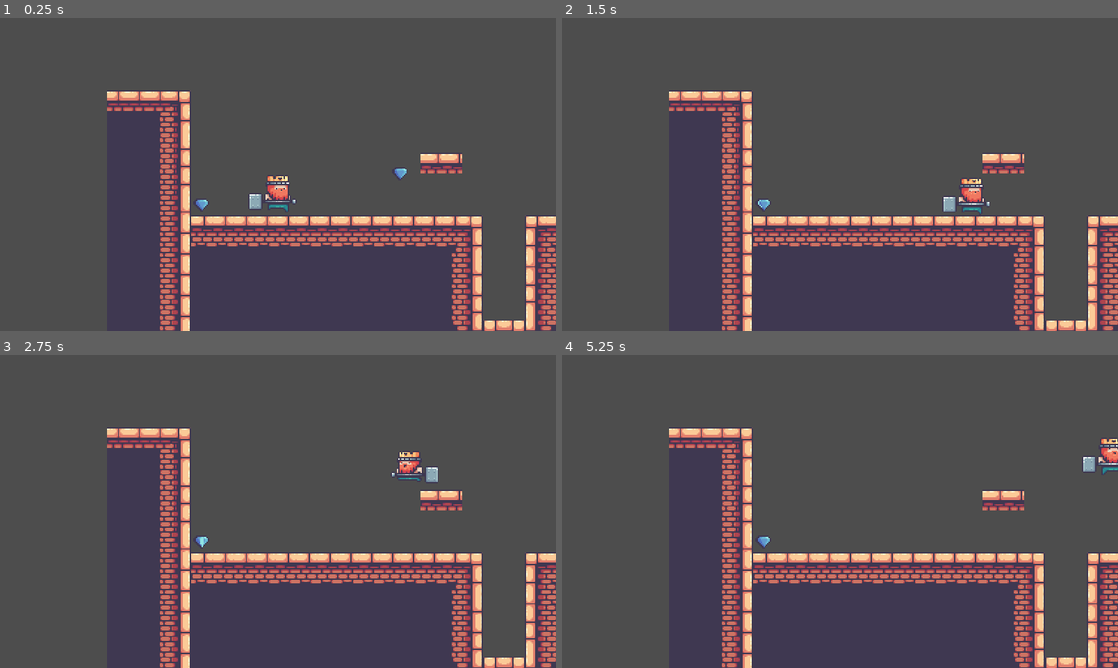
Above: before the commit, frames 1-4 (two rows, left to right).
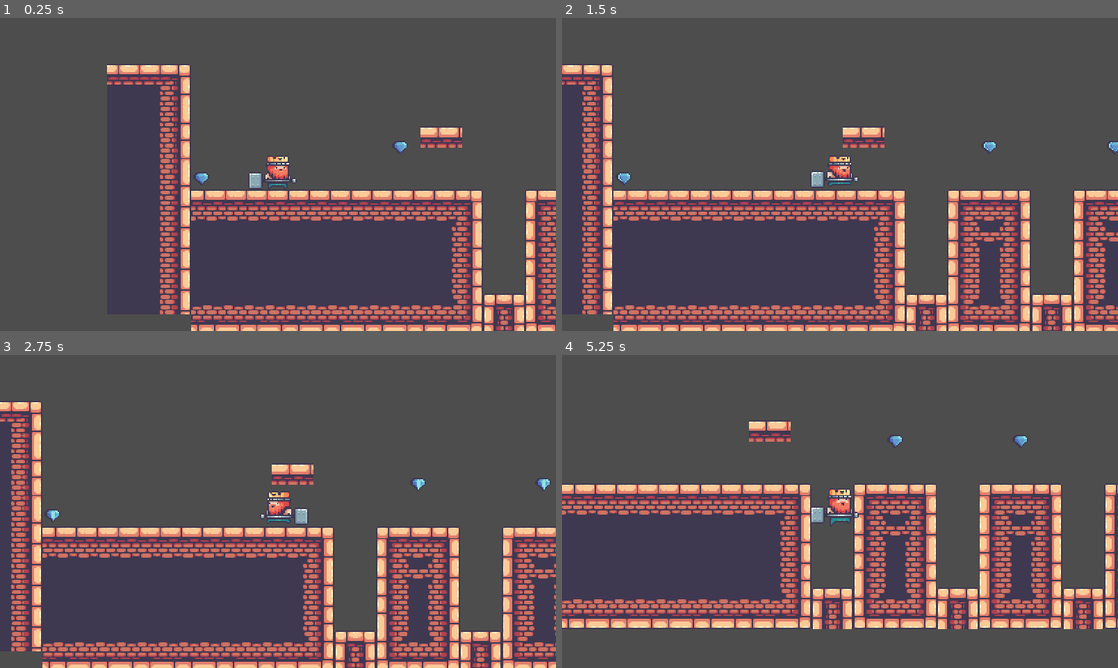
Above: after the commit, the same moments.

Repository: Victorino2015/plataformas2D
Game: Godot game, scene res://scenes/mapas/escenario_pruebas.tscn
Two runs of this game, one before a commit and one after it. Both use one fixed random seed, a clock stepped at 60 frames per second and the inputs below.
Inputs:
- Up to frame 1 (0.25 s): no input
- Up to frame 2 (1.5 s): hold Up (ui_up) 0.53-1.28 s; hold Right (ui_right) from 0.53 s (still down); tap Up (ui_up) at 1.35 s
- Up to frame 3 (2.75 s): tap Up (ui_up) at 1.52, 1.82 s; release Right (ui_right) at 2.03 s; hold Left (ui_left) from 2.03 s (still down); hold Up (ui_up) from 2.03 s (still down)
- Up to frame 4 (5.25 s): release Left (ui_left) at 2.78 s; release Up (ui_up) at 2.78 s; hold Right (ui_right) 2.78-4.28 s; tap Up (ui_up) at 2.85, 3.02, 3.32, 4.35, 4.52, 4.82 s; hold Up (ui_up) 3.53-4.28 s; hold Left (ui_left) 4.28-5.03 s; hold Right (ui_right) from 5.03 s (still down); hold Up (ui_up) from 5.03 s (still down)

The runs differ from the first frame. In frame 1, 16% of the frame differs, in the area x 19-100%, y 15-100%; in frame 2, 24%; in frame 3, 25%; in frame 4, 25%, in the area x 0-100%, y 21-100%.

Commit message:
Salto corregido
Ahora salta en función de cuanto pulses la tecla asignada

Diff:
--- a/Plataformas2D/project.godot
+++ b/Plataformas2D/project.godot
@@ -13,7 +13,6 @@
 config/name="Plataformas2D"
 run/main_scene="res://scenes/mapas/escenario_pruebas.tscn"
 config/features=PackedStringArray("4.2", "Forward Plus")
-config/icon="res://icon.svg"
 
 [display]
 
@@ -23,6 +22,33 @@
 window/size/window_height_override=720
 window/stretch/mode="viewport"
 
+[input]
+
+ui_left={
+"deadzone": 0.5,
+"events": [Object(InputEventKey,"resource_local_to_scene":false,"resource_name":"","device":0,"window_id":0,"alt_pressed":false,"shift_pressed":false,"ctrl_pressed":false,"meta_pressed":false,"pressed":false,"keycode":4194319,"physical_keycode":0,"key_label":0,"unicode":0,"echo":false,"script":null)
+, Object(InputEventJoypadButton,"resource_local_to_scene":false,"resource_name":"","device":0,"button_index":13,"pressure":0.0,"pressed":false,"script":null)
+, Object(InputEventJoypadMotion,"resource_local_to_scene":false,"resource_name":"","device":0,"axis":0,"axis_value":-1.0,"script":null)
+, Object(InputEventKey,"resource_local_to_scene":false,"resource_name":"","device":-1,"window_id":0,"alt_pressed":false,"shift_pressed":false,"ctrl_pressed":false,"meta_pressed":false,"pressed":false,"keycode":0,"physical_keycode":65,"key_label":0,"unicode":97,"echo":false,"script":null)
+]
+}
+ui_right={
+"deadzone": 0.5,
+"events": [Object(InputEventKey,"resource_local_to_scene":false,"resource_name":"","device":0,"window_id":0,"alt_pressed":false,"shift_pressed":false,"ctrl_pressed":false,"meta_pressed":false,"pressed":false,"keycode":4194321,"physical_keycode":0,"key_label":0,"unicode":0,"echo":false,"script":null)
+, Object(InputEventJoypadButton,"resource_local_to_scene":false,"resource_name":"","device":0,"button_index":14,"pressure":0.0,"pressed":false,"script":null)
+, Object(InputEventJoypadMotion,"resource_local_to_scene":false,"resource_name":"","device":0,"axis":0,"axis_value":1.0,"script":null)
+, Object(InputEventKey,"resource_local_to_scene":false,"resource_name":"","device":-1,"window_id":0,"alt_pressed":false,"shift_pressed":false,"ctrl_pressed":false,"meta_pressed":false,"pressed":false,"keycode":0,"physical_keycode":68,"key_label":0,"unicode":100,"echo":false,"script":null)
+]
+}
+ui_up={
+"deadzone": 0.5,
+"events": [Object(InputEventKey,"resource_local_to_scene":false,"resource_name":"","device":0,"window_id":0,"alt_pressed":false,"shift_pressed":false,"ctrl_pressed":false,"meta_pressed":false,"pressed":false,"keycode":4194320,"physical_keycode":0,"key_label":0,"unicode":0,"echo":false,"script":null)
+, Object(InputEventJoypadButton,"resource_local_to_scene":false,"resource_name":"","device":0,"button_index":11,"pressure":0.0,"pressed":false,"script":null)
+, Object(InputEventJoypadMotion,"resource_local_to_scene":false,"resource_name":"","device":0,"axis":1,"axis_value":-1.0,"script":null)
+, Object(InputEventKey,"resource_local_to_scene":false,"resource_name":"","device":-1,"window_id":0,"alt_pressed":false,"shift_pressed":false,"ctrl_pressed":false,"meta_pressed":false,"pressed":false,"keycode":0,"physical_keycode":32,"key_label":0,"unicode":32,"echo":false,"script":null)
+]
+}
+
 [rendering]
 
 textures/canvas_textures/default_texture_filter=0
--- a/Plataformas2D/scenes/player.tscn
+++ b/Plataformas2D/scenes/player.tscn
@@ -60,6 +60,58 @@
 "values": [1]
 }
 
+[sub_resource type="Animation" id="Animation_0ihsp"]
+resource_name = "fall"
+length = 0.1
+tracks/0/type = "value"
+tracks/0/imported = false
+tracks/0/enabled = true
+tracks/0/path = NodePath("Marker2D/Sprite2D:frame")
+tracks/0/interp = 1
+tracks/0/loop_wrap = true
+tracks/0/keys = {
+"times": PackedFloat32Array(0),
+"transitions": PackedFloat32Array(1),
+"update": 1,
+"values": [0]
+}
+tracks/1/type = "value"
+tracks/1/imported = false
+tracks/1/enabled = true
+tracks/1/path = NodePath("Marker2D/Sprite2D:texture")
+tracks/1/interp = 1
+tracks/1/loop_wrap = true
+tracks/1/keys = {
+"times": PackedFloat32Array(0),
+"transitions": PackedFloat32Array(1),
+"update": 1,
+"values": [ExtResource("5_fk7in")]
+}
+tracks/2/type = "value"
+tracks/2/imported = false
+tracks/2/enabled = true
+tracks/2/path = NodePath("Marker2D/Sprite2D:hframes")
+tracks/2/interp = 1
+tracks/2/loop_wrap = true
+tracks/2/keys = {
+"times": PackedFloat32Array(0),
+"transitions": PackedFloat32Array(1),
+"update": 1,
+"values": [1]
+}
+tracks/3/type = "value"
+tracks/3/imported = false
+tracks/3/enabled = true
+tracks/3/path = NodePath("Marker2D/Sprite2D:vframes")
+tracks/3/interp = 1
+tracks/3/loop_wrap = true
+tracks/3/keys = {
+"times": PackedFloat32Array(0),
+"transitions": PackedFloat32Array(1),
+"update": 1,
+"values": [1]
+}
+
 [sub_resource type="Animation" id="Animation_i5x8j"]
 resource_name = "iddle"
 length = 1.1
@@ -113,6 +165,58 @@
 "values": [1]
 }
 
+[sub_resource type="Animation" id="Animation_261e2"]
+resource_name = "jump"
+length = 0.1
+tracks/0/type = "value"
+tracks/0/imported = false
+tracks/0/enabled = true
+tracks/0/path = NodePath("Marker2D/Sprite2D:frame")
+tracks/0/interp = 1
+tracks/0/loop_wrap = true
+tracks/0/keys = {
+"times": PackedFloat32Array(0),
+"transitions": PackedFloat32Array(1),
+"update": 1,
+"values": [0]
+}
+tracks/1/type = "value"
+tracks/1/imported = false
+tracks/1/enabled = true
+tracks/1/path = NodePath("Marker2D/Sprite2D:texture")
+tracks/1/interp = 1
+tracks/1/loop_wrap = true
+tracks/1/keys = {
+"times": PackedFloat32Array(0),
+"transitions": PackedFloat32Array(1),
+"update": 1,
+"values": [ExtResource("4_lhh1b")]
+}
+tracks/2/type = "value"
+tracks/2/imported = false
+tracks/2/enabled = true
+tracks/2/path = NodePath("Marker2D/Sprite2D:hframes")
+tracks/2/interp = 1
+tracks/2/loop_wrap = true
+tracks/2/keys = {
+"times": PackedFloat32Array(0),
+"transitions": PackedFloat32Array(1),
+"update": 1,
+"values": [1]
+}
+tracks/3/type = "value"
+tracks/3/imported = false
+tracks/3/enabled = true
+tracks/3/path = NodePath("Marker2D/Sprite2D:vframes")
+tracks/3/interp = 1
+tracks/3/loop_wrap = true
+tracks/3/keys = {
+"times": PackedFloat32Array(0),
+"transitions": PackedFloat32Array(1),
+"update": 1,
+"values": [1]
+}
+
 [sub_resource type="Animation" id="Animation_tqve6"]
 resource_name = "run"
 length = 0.8
@@ -152,110 +256,6 @@
 "transitions": PackedFloat32Array(1),
 "update": 1,
 "values": [8]
-}
-tracks/3/type = "value"
-tracks/3/imported = false
-tracks/3/enabled = true
-tracks/3/path = NodePath("Marker2D/Sprite2D:vframes")
-tracks/3/interp = 1
-tracks/3/loop_wrap = true
-tracks/3/keys = {
-"times": PackedFloat32Array(0),
-"transitions": PackedFloat32Array(1),
-"update": 1,
-"values": [1]
-}
-
-[sub_resource type="Animation" id="Animation_261e2"]
-resource_name = "jump"
-length = 0.1
-tracks/0/type = "value"
-tracks/0/imported = false
-tracks/0/enabled = true
-tracks/0/path = NodePath("Marker2D/Sprite2D:frame")
-tracks/0/interp = 1
-tracks/0/loop_wrap = true
-tracks/0/keys = {
-"times": PackedFloat32Array(0),
-"transitions": PackedFloat32Array(1),
-"update": 1,
-"values": [0]
-}
-tracks/1/type = "value"
-tracks/1/imported = false
-tracks/1/enabled = true
-tracks/1/path = NodePath("Marker2D/Sprite2D:texture")
-tracks/1/interp = 1
-tracks/1/loop_wrap = true
-tracks/1/keys = {
-"times": PackedFloat32Array(0),
-"transitions": PackedFloat32Array(1),
-"update": 1,
-"values": [ExtResource("4_lhh1b")]
-}
-tracks/2/type = "value"
-tracks/2/imported = false
-tracks/2/enabled = true
-tracks/2/path = NodePath("Marker2D/Sprite2D:hframes")
-tracks/2/interp = 1
-tracks/2/loop_wrap = true
-tracks/2/keys = {
-"times": PackedFloat32Array(0),
-"transitions": PackedFloat32Array(1),
-"update": 1,
-"values": [1]
-}
-tracks/3/type = "value"
-tracks/3/imported = false
-tracks/3/enabled = true
-tracks/3/path = NodePath("Marker2D/Sprite2D:vframes")
-tracks/3/interp = 1
-tracks/3/loop_wrap = true
-tracks/3/keys = {
-"times": PackedFloat32Array(0),
-"transitions": PackedFloat32Array(1),
-"update": 1,
-"values": [1]
-}
-
-[sub_resource type="Animation" id="Animation_0ihsp"]
-resource_name = "fall"
-length = 0.1
-tracks/0/type = "value"
-tracks/0/imported = false
-tracks/0/enabled = true
-tracks/0/path = NodePath("Marker2D/Sprite2D:frame")
-tracks/0/interp = 1
-tracks/0/loop_wrap = true
-tracks/0/keys = {
-"times": PackedFloat32Array(0),
-"transitions": PackedFloat32Array(1),
-"update": 1,
-"values": [0]
-}
-tracks/1/type = "value"
-tracks/1/imported = false
-tracks/1/enabled = true
-tracks/1/path = NodePath("Marker2D/Sprite2D:texture")
-tracks/1/interp = 1
-tracks/1/loop_wrap = true
-tracks/1/keys = {
-"times": PackedFloat32Array(0),
-"transitions": PackedFloat32Array(1),
-"update": 1,
-"values": [ExtResource("5_fk7in")]
-}
-tracks/2/type = "value"
-tracks/2/imported = false
-tracks/2/enabled = true
-tracks/2/path = NodePath("Marker2D/Sprite2D:hframes")
-tracks/2/interp = 1
-tracks/2/loop_wrap = true
-tracks/2/keys = {
-"times": PackedFloat32Array(0),
-"transitions": PackedFloat32Array(1),
-"update": 1,
-"values": [1]
 }
 tracks/3/type = "value"
 tracks/3/imported = false
@@ -303,4 +303,4 @@
 offset = Vector2(8, -2)
 hframes = 11
 
-[node name="Camera2D" type="Camera2D" parent="."]
+[node name="Camera2D" type="Camera2D" parent="CharacterBody2D"]
--- a/Plataformas2D/scripts/players/player.gd
+++ b/Plataformas2D/scripts/players/player.gd
@@ -1,11 +1,17 @@
 extends CharacterBody2D
 class_name Player;
-#constantes
-const GRAVITY : int = 9;
-#variables
-var speed : int = 120;
-var direction : float = 0.0;
-var jump : int = 250;
+
+# Constantes
+const GRAVITY : int = 15
+const MAX_JUMP_TIME : float = 0.2  # Tiempo máximo que puede durar el salto
+
+# Variables
+var speed : int = 120
+var direction : float = 0.0
+var jump : int = 250
+var jump_time : float = 0.0
+var is_jumping : bool = false
+
 #nodos
 @onready var animation : AnimationPlayer = $Marker2D/AnimationPlayer;
 @onready var marker : Marker2D = $Marker2D;
@@ -13,13 +19,24 @@
 func _physics_process(delta):
 	change_animation();
 	verify_direction();
-	verify_jump();
+	verify_jump(delta);
 	apply_gravity();
 	move_and_slide();
 
-func verify_jump():
-	if is_on_floor() and Input.is_action_pressed("ui_up"):
-		velocity.y -= jump;
+#Salta en función de cuanto pulses la tecla.
+func verify_jump(delta):
+	if is_on_floor():
+		if Input.is_action_just_pressed("ui_up"):
+			velocity.y -= jump
+			is_jumping = true
+			jump_time = 0.0
+
+	if is_jumping:
+		if Input.is_action_pressed("ui_up") and jump_time < MAX_JUMP_TIME:
+			jump_time += delta
+			velocity.y = -jump
+		else:
+			is_jumping = false
 
 func apply_gravity():
 	if !is_on_floor():
